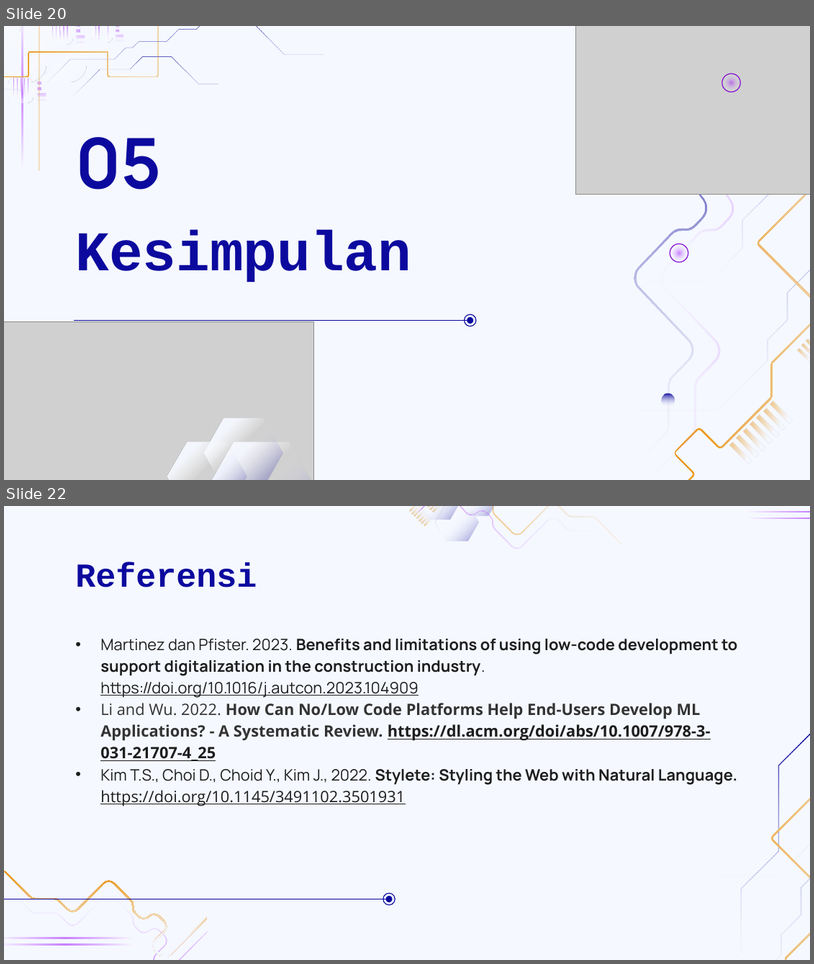
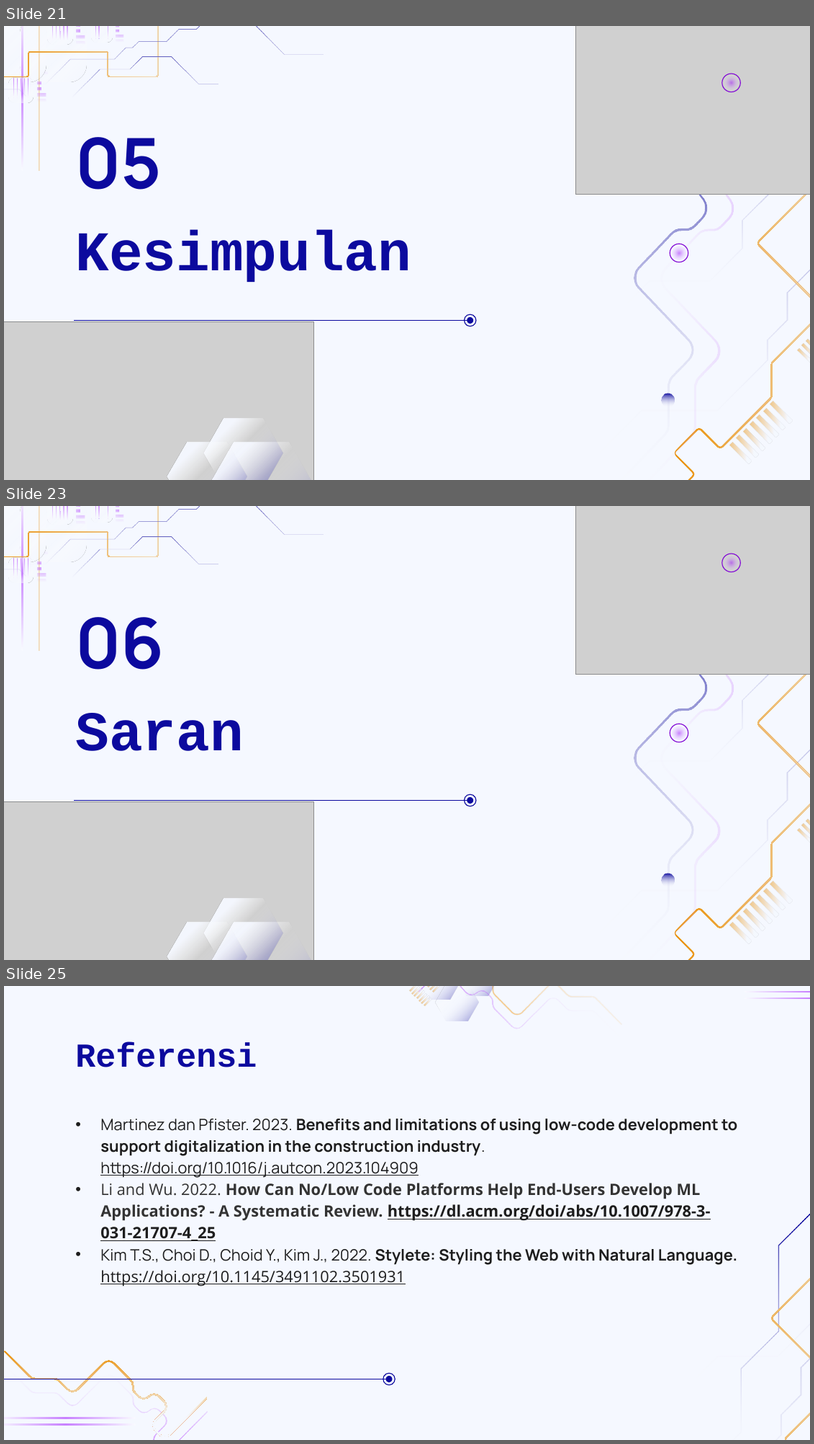
Before and after one commit to tdimk2023p/final-project-nrahmatd, a slide deck: Power Point/Low Code Platform for Improve Human Interaction.pptx. Shown one above the other, each under a label of ours: slides 20 and 22 before the commit, slides 21, 23 and 25 after it; the slides between them are not shown. The pictures are 814x964 and 814x1444 pixels, drawn with LibreOffice and Linux fonts; fonts in the diff are those of the drawing; grey boxes stand for pictures; background and template pictures are left out. Boxes give left, top, right and bottom in pixels: in the first picture for what was removed or moved away, otherwise in the second. Text is boxed around its words. In the diff, an @@ line names an element or a change of style, - is before the commit and + after.

```diff
--- a/Power Point/Low Code Platform for Improve Human Interaction.pptx
+++ b/Power Point/Low Code Platform for Improve Human Interaction.pptx
@@ slide 23 added at (4, 506, 810, 960), background #F5F8FF; not listed: 28 template elements that a slide beside it also shows @@
@@ title added at (75, 617, 164, 669), 62 pt, text #0C0A9E, bold @@
+06
@@ title added at (75, 713, 243, 751), 50 pt, text #0C0A9E, bold @@
+Saran
@@ line added from (74, 800) to (468, 800), #0C0A9E 0.75 pt @@
@@ ellipse added at (465, 794, 476, 806), outline #0C0A9E 0.75 pt @@
@@ ellipse added at (467, 797, 473, 803), fill #0C0A9E @@
@@ group added at (576, 506, 810, 960): 15 freeform shapes, 5 ellipses, 1 picture @@
@@ group added at (4, 802, 317, 960): 3 freeform shapes, 1 picture @@
@@ what was slide 20 is now slide 21 @@
@@ what was slide 22 is now slide 25 @@
```
Also in this commit, not shown: 8 slides changed, 4 other slides added, 2 slides removed, 4 other files.
